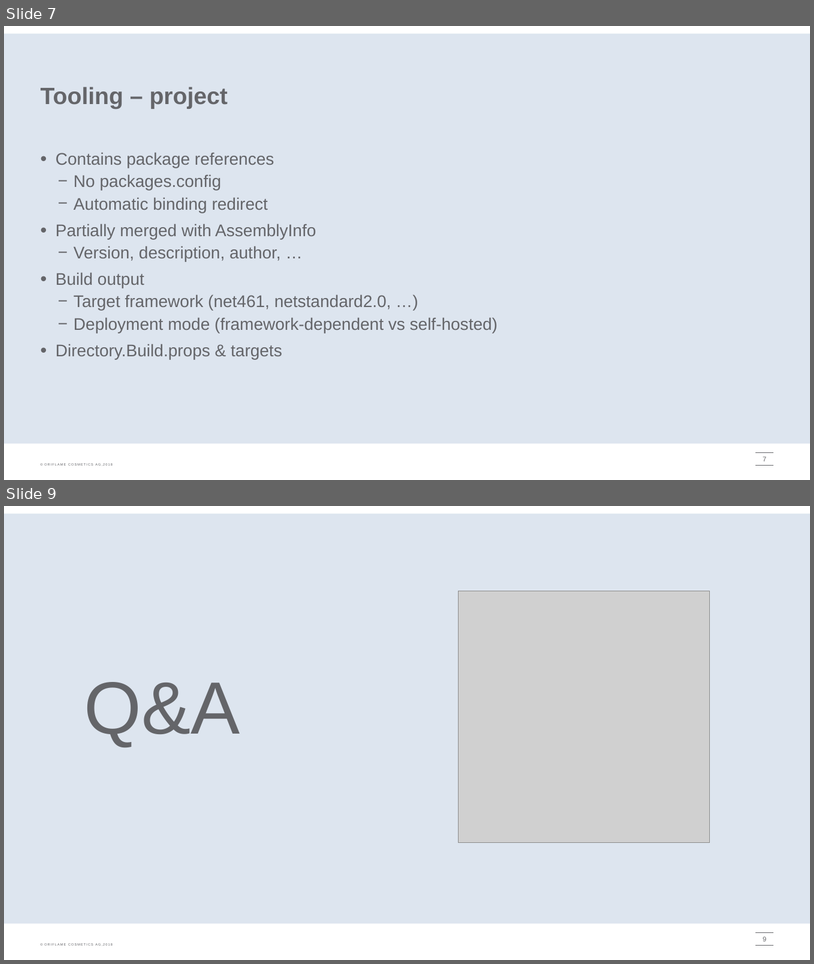
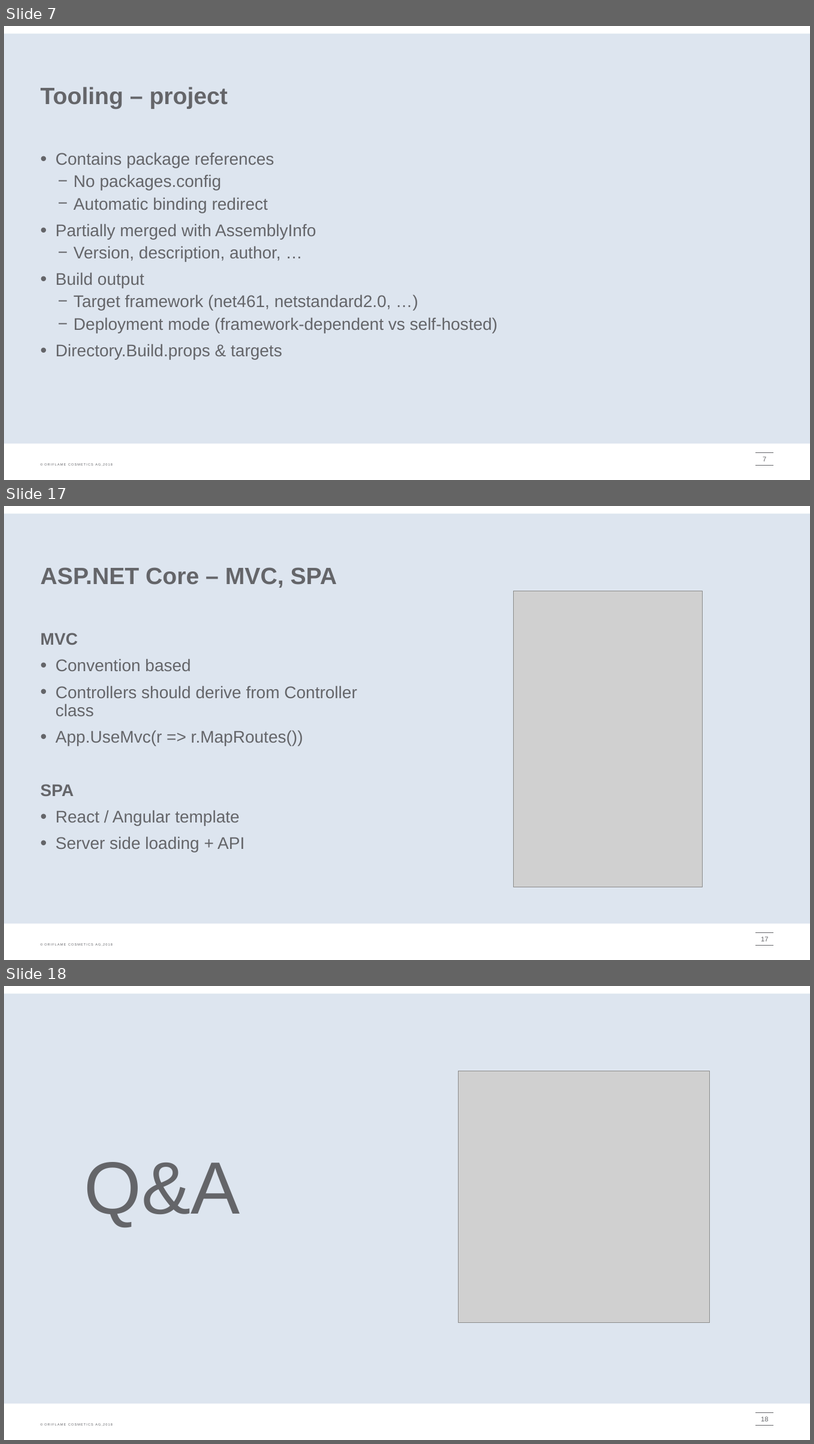
Before and after one commit to onpaj/coreintro, a slide deck: docs/CoreIntro.pptx. Shown one above the other, each under a label of ours: slides 7 and 9 before the commit, slides 7, 17 and 18 after it; the slides between them are not shown. The pictures are 814x964 and 814x1444 pixels, drawn with LibreOffice and Linux fonts; fonts in the diff are those of the drawing; grey boxes stand for pictures; background and template pictures are left out. Boxes give left, top, right and bottom in pixels: in the first picture for what was removed or moved away, otherwise in the second. Text is boxed around its words. In the diff, an @@ line names an element or a change of style, - is before the commit and + after.

```diff
--- a/docs/CoreIntro.pptx
+++ b/docs/CoreIntro.pptx
@@ slide 17 added at (4, 506, 810, 960), background #FFFFFF; not listed: 4 template elements that a slide beside it also shows @@
@@ title added at (41, 567, 338, 588), 28 pt, text #646569, bold @@
+ASP.NET Core – MVC, SPA
@@ picture added at (513, 591, 703, 886) @@
@@ text added at (41, 633, 357, 852), 20 pt, text #646569 @@
+MVC
+• Convention based
+• Controllers should derive from Controller class
+• App.UseMvc(r => r.MapRoutes())
+SPA
+• React / Angular template
+• Server side loading + API
@@ page number added at (761, 936, 768, 941), 8 pt, text #646569 @@
+17
@@ what was slide 9 is now slide 18 @@
@@ page number at (761, 1416, 768, 1421): text changed @@
-9
+18
```
Also in this commit, not shown: 4 slides changed, 8 other slides added, 1 slide removed, 7 other files.
